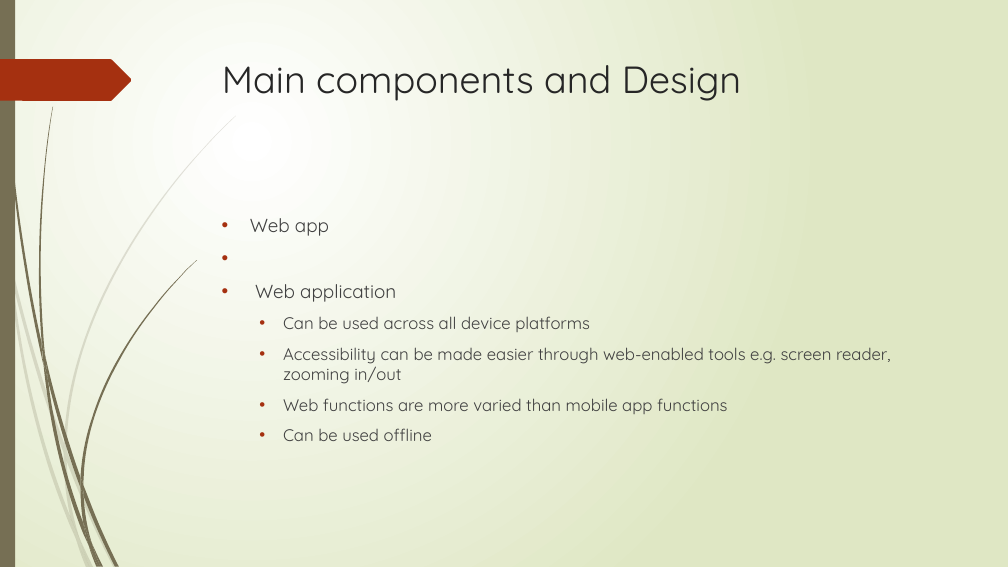
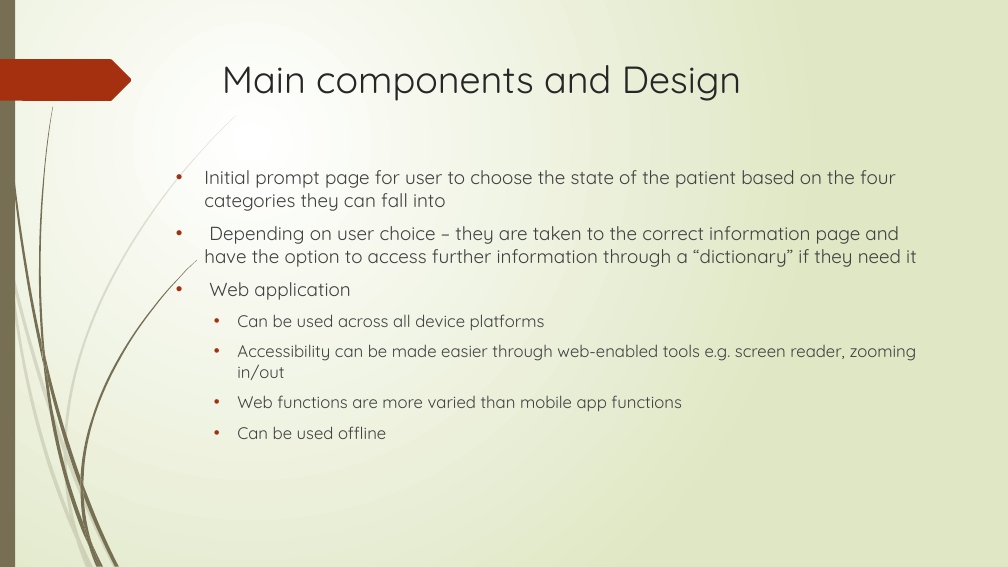
Before and after one commit to bournemouth17/team-5, a slide deck: slide 10 of RNLI.pptx. Drawn at 1008x567 pixels with LibreOffice and Linux fonts; fonts in the diff are those of the drawing. Boxes give left, top, right and bottom in pixels: in the first picture for what was removed or moved away, otherwise in the second. Text is boxed around its words. In the diff, an @@ line names an element or a change of style, - is before the commit and + after.

```diff
--- a/RNLI.pptx
+++ b/RNLI.pptx
@@ text "Initial prompt page for user ..." moved from (x1=250, y1=218, x2=891, y2=441) to (x1=204, y1=170, x2=917, y2=439) @@
@@ text at (x1=204, y1=170, x2=916, y2=267): text changed @@
-• Web app
+• Initial prompt page for user to choose the state of the patient based on the four categories they can fall into
+• Depending on user choice – they are taken to the correct information page and have the option to access further information through a “dictionary” if they need it
```
Also in this commit, not shown: 5 other slides changed.
